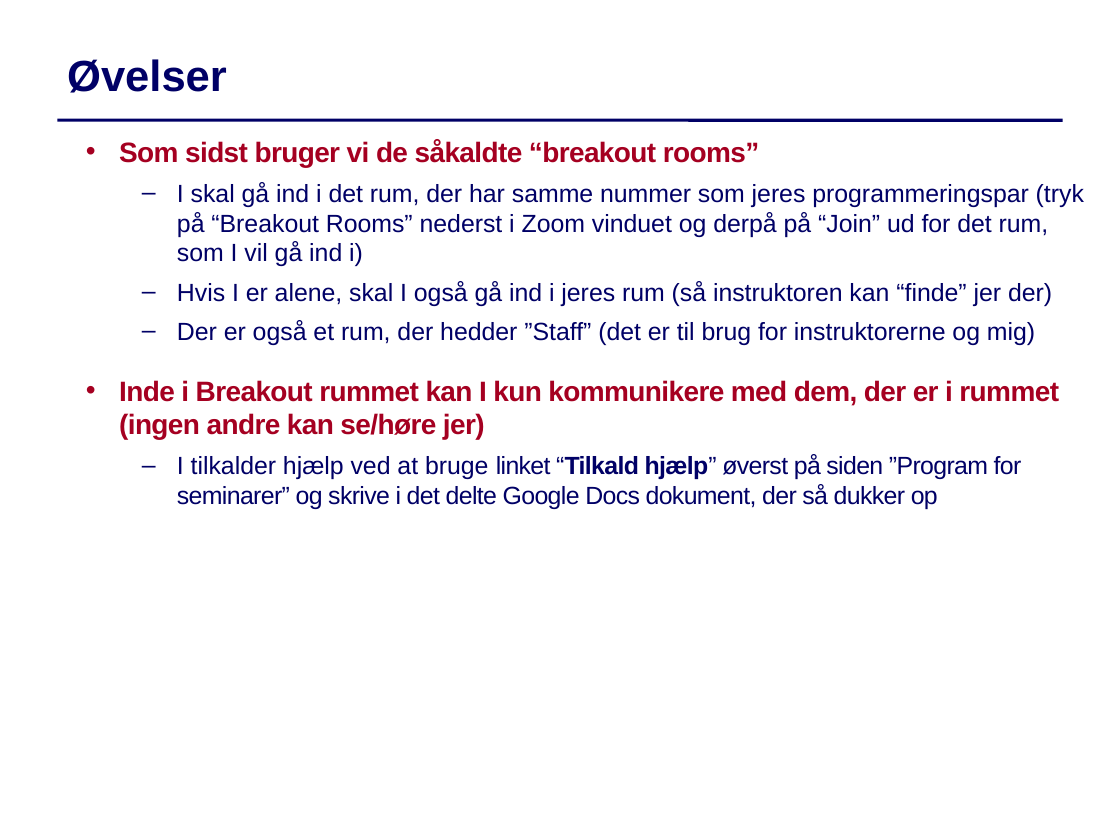
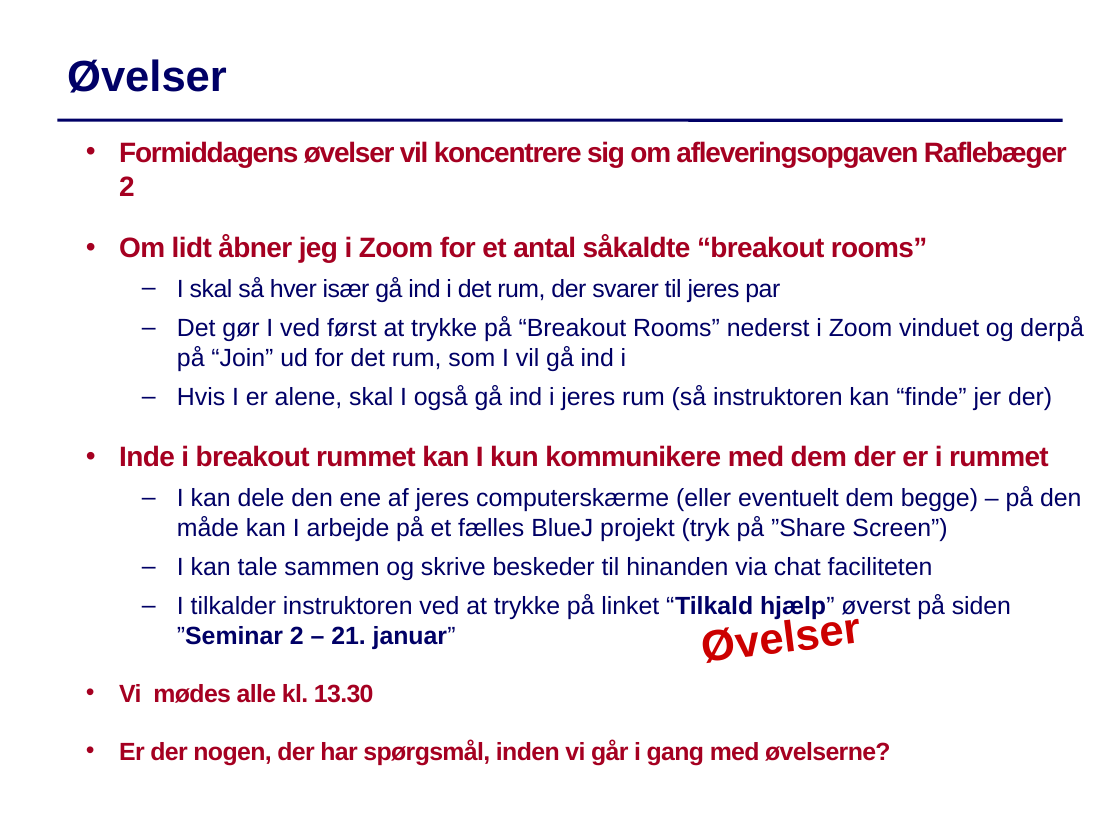
Before and after one commit to IntProgAU/Materiale, a slide deck: slide 4 of web/g22/status/Status2.pptx. Drawn at 1120x840 pixels with LibreOffice and Linux fonts; fonts in the diff are those of the drawing. Boxes give left, top, right and bottom in pixels: in the first picture for what was removed or moved away, otherwise in the second. Text is boxed around its words. In the diff, an @@ line names an element or a change of style, - is before the commit and + after.

```diff
--- a/web/g22/status/Status2.pptx
+++ b/web/g22/status/Status2.pptx
@@ text at bbox=[119, 141, 1084, 371]: text changed @@
-  • Som sidst bruger vi de såkaldte “breakout rooms”
-  – I skal gå ind i det rum, der har samme nummer som jeres programmeringspar (tryk på “Breakout Rooms” nederst i Zoom vinduet og derpå på “Join” ud for det rum, som I vil gå ind i)
+  • Formiddagens øvelser vil koncentrere sig om afleveringsopgaven Raflebæger 2
+  • Om lidt åbner jeg i Zoom for et antal såkaldte “breakout rooms”
+  – I skal så hver især gå ind i det rum, der svarer til jeres par
+  – Det gør I ved først at trykke på “Breakout Rooms” nederst i Zoom vinduet og derpå på “Join” ud for det rum, som I vil gå ind i
@@ text at bbox=[119, 445, 1081, 766]: text changed @@
-  – Der er også et rum, der hedder ”Staff” (det er til brug for instruktorerne og mig)
-  • Inde i Breakout rummet kan I kun kommunikere med dem, der er i rummet (ingen andre kan se/høre jer)
-  – I tilkalder hjælp ved at bruge linket “Tilkald hjælp” øverst på siden ”Program for seminarer” og skrive i det delte Google Docs dokument, der så dukker op
+  • Inde i breakout rummet kan I kun kommunikere med dem der er i rummet
+  – I kan dele den ene af jeres computerskærme (eller eventuelt dem begge) – på den måde kan I arbejde på et fælles BlueJ projekt (tryk på ”Share Screen”)
+  – I kan tale sammen og skrive beskeder til hinanden via chat faciliteten
+  – I tilkalder instruktoren ved at trykke på linket “Tilkald hjælp” øverst på siden ”Seminar 2 – 21. januar”
+  • Vi mødes alle kl. 13.30
+  • Er der nogen, der har spørgsmål, inden vi går i gang med øvelserne?
@@ text added at bbox=[704, 612, 862, 663], 28 pt, text #CC0000, bold @@
+Øvelser
```
Also in this commit, not shown: 5 other slides changed, 1 slide removed, 5 other files.
